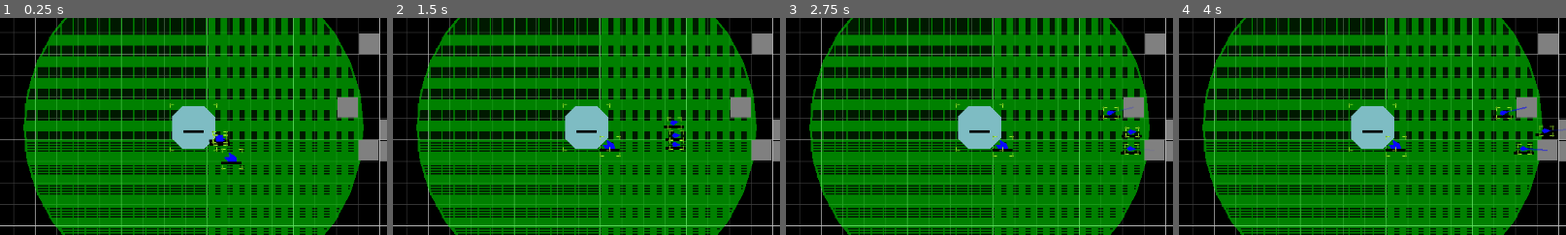
Above: before the commit, frames 1-4 (left to right).
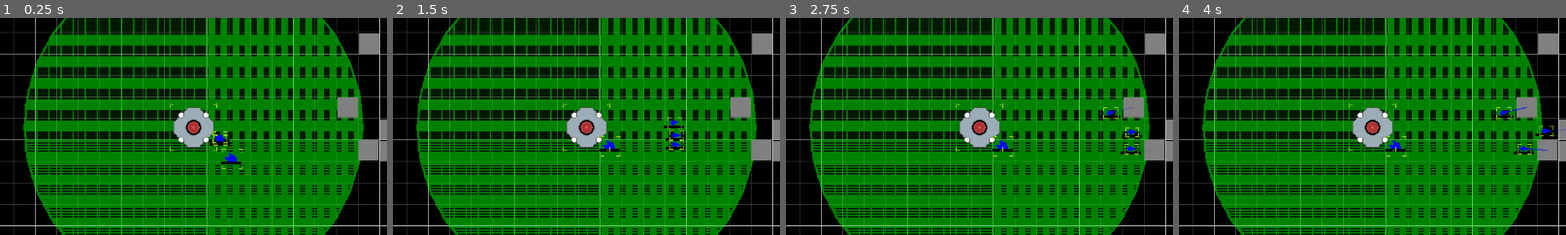
Above: after the commit, the same moments.

Repository: AtkinTC/space-industry-v4
Game: Godot game, scene res://game/test_scene.tscn
Two runs of this game, one before a commit and one after it. Both use one fixed random seed, a clock stepped at 60 frames per second and the inputs below.
Inputs (mouse positions are % of the whole screen's width and height, from its top left):
- Up to frame 1 (0.25 s): no input
- Up to frame 2 (1.5 s): move the mouse to (72, 45) at 0.52 s; click (72, 45) at 0.67 s; move the mouse to (30, 55) at 1.27 s; click (30, 55) at 1.42 s
- Up to frame 3 (2.75 s): move the mouse to (60, 28) at 2.02 s; click (60, 28) at 2.17 s
- Up to frame 4 (4 s): tap Enter at 2.75 s; move the mouse to (45, 70) at 2.77 s; click (45, 70) at 2.92 s; tap Space at 3.5 s; move the mouse to (80, 65) at 3.52 s; click (80, 65) at 3.67 s
The pictures show only the part of the screen within x 23-73%, y 22-72%; the shares and areas given below are measured in that part.

The runs differ from the first frame. In frame 1, 1.9% of the frame differs, in the area x 44-56%, y 40-61%; in frame 2, 1.9%; in frame 3, 1.9%; in frame 4, 1.9%.

Commit message:
add additional fields to entity/structure definitions, and update some scenes with new placeholder sprites

Diff:
--- a/game/entity/resource/entity_definition.gd
+++ b/game/entity/resource/entity_definition.gd
@@ -1,8 +1,11 @@
 extends Resource
 class_name EntityDefinition
 
+@export var display_name : String = ""
 @export var entity_type : String = ""
 @export var scene : PackedScene
 @export var base_inventory_capacity : int = -1
 @export var construction_cost : Dictionary = {}
 @export var influence_radius : float = -1
+
+@export var image : Texture = null
--- a/game/entity/resource/structure_definition.gd
+++ b/game/entity/resource/structure_definition.gd
@@ -1,7 +1,10 @@
 extends EntityDefinition
 class_name StructureDefinition
 
+@export var player_buildable : bool = false
 @export var dock_range : float = 50
+
+@export var construction_scene : PackedScene = null
 
 const GRID_TOOL_NODE_NAME := "StructureGridTool"
 const GRID_TOOL_GRID_SIZE_PROP_NAME := "grid_size"
--- a/game/entity/structure/construction_site_2x2.tscn
+++ b/game/entity/structure/construction_site_2x2.tscn
@@ -1,15 +1,18 @@
-[gd_scene load_steps=3 format=3 uid="uid://f5tgpd66v4k"]
+[gd_scene load_steps=4 format=3 uid="uid://f5tgpd66v4k"]
 
 [ext_resource type="Script" path="res://game/entity/structure/construction_site.gd" id="1_nbahm"]
 [ext_resource type="Script" path="res://game/entity/entity_debug_display.gd" id="2_46yxd"]
+
+[sub_resource type="CircleShape2D" id="CircleShape2D_j071k"]
+radius = 32.0
 
 [node name="ConstructionSite2x2" type="Area2D"]
 script = ExtResource("1_nbahm")
 structure_id = "test_structure_2x2"
 default_entity_type = "construction_site_2x2"
 
-[node name="CollisionPolygon2D" type="CollisionPolygon2D" parent="."]
-polygon = PackedVector2Array(0, -31, 31, 0, 0, 31, -31, 0)
+[node name="CollisionShape2D" type="CollisionShape2D" parent="."]
+shape = SubResource("CircleShape2D_j071k")
 
 [node name="Polygon2D" type="Polygon2D" parent="."]
 polygon = PackedVector2Array(0, -31, 31, 0, 0, 31, -31, 0)
--- a/game/entity/structure/structure.tscn
+++ b/game/entity/structure/station_core.tscn
@@ -1,22 +1,19 @@
-[gd_scene load_steps=5 format=3 uid="uid://co8g67bnh8fcs"]
+[gd_scene load_steps=6 format=3 uid="uid://co8g67bnh8fcs"]
 
 [ext_resource type="Script" path="res://game/entity/structure/structure.gd" id="1_wf8uc"]
 [ext_resource type="Script" path="res://game/entity/structure/structure_grid_tool.gd" id="3_6xue6"]
 [ext_resource type="Script" path="res://game/entity/entity_debug_display.gd" id="3_hh5cf"]
+[ext_resource type="Texture2D" uid="uid://cgaulx604qncm" path="res://assets/sprites/station_core_64x64.png" id="4_2yl0q"]
 
-[sub_resource type="RectangleShape2D" id="RectangleShape2D_m4rl2"]
-size = Vector2(64, 64)
+[sub_resource type="CircleShape2D" id="CircleShape2D_0dicr"]
+radius = 32.0
 
-[node name="Structure" type="Area2D"]
+[node name="StationCore" type="Area2D"]
 script = ExtResource("1_wf8uc")
 is_depot = true
 
 [node name="CollisionShape2D" type="CollisionShape2D" parent="."]
-shape = SubResource("RectangleShape2D_m4rl2")
-
-[node name="Polygon2D" type="Polygon2D" parent="."]
-color = Color(0.498039, 0.741176, 0.768627, 1)
-polygon = PackedVector2Array(16, -32, 32, -16, 32, 16, 16, 32, -16, 32, -32, 16, -32, -16, -16, -32)
+shape = SubResource("CircleShape2D_0dicr")
 
 [node name="EntityDebugDisplay" type="Node2D" parent="."]
 script = ExtResource("3_hh5cf")
@@ -24,3 +21,6 @@
 [node name="StructureGridTool" type="Node2D" parent="."]
 script = ExtResource("3_6xue6")
 grid_size = Vector2i(2, 2)
+
+[node name="Sprite2D" type="Sprite2D" parent="."]
+texture = ExtResource("4_2yl0q")
--- a/game/entity/structure/test_structure_1x1.tscn
+++ b/game/entity/structure/test_structure_1x1.tscn
@@ -1,8 +1,9 @@
-[gd_scene load_steps=5 format=3 uid="uid://dw8ounvht5n8h"]
+[gd_scene load_steps=6 format=3 uid="uid://dw8ounvht5n8h"]
 
 [ext_resource type="Script" path="res://game/entity/structure/structure.gd" id="1_7igka"]
 [ext_resource type="Script" path="res://game/entity/entity_debug_display.gd" id="2_6qqpn"]
 [ext_resource type="Script" path="res://game/entity/structure/structure_grid_tool.gd" id="3_bmh3h"]
+[ext_resource type="Texture2D" uid="uid://c4obl14nmxfx3" path="res://assets/sprites/example_structure_32x32.png" id="4_ay5fx"]
 
 [sub_resource type="CircleShape2D" id="CircleShape2D_4uq5v"]
 radius = 16.0
@@ -13,12 +14,11 @@
 [node name="CollisionShape2D" type="CollisionShape2D" parent="."]
 shape = SubResource("CircleShape2D_4uq5v")
 
-[node name="Polygon2D" type="Polygon2D" parent="."]
-color = Color(0.509804, 0.509804, 0.509804, 1)
-polygon = PackedVector2Array(-14, -14, 14, -14, 14, 14, -14, 14)
-
 [node name="EntityDebugDisplay" type="Node2D" parent="."]
 script = ExtResource("2_6qqpn")
 
 [node name="StructureGridTool" type="Node2D" parent="."]
 script = ExtResource("3_bmh3h")
+
+[node name="Sprite2D" type="Sprite2D" parent="."]
+texture = ExtResource("4_ay5fx")
--- a/game/entity/structure/test_structure_2x2.tscn
+++ b/game/entity/structure/test_structure_2x2.tscn
@@ -1,8 +1,9 @@
-[gd_scene load_steps=5 format=3 uid="uid://bn0rhns4rhap4"]
+[gd_scene load_steps=6 format=3 uid="uid://bn0rhns4rhap4"]
 
 [ext_resource type="Script" path="res://game/entity/structure/structure.gd" id="1_4f76t"]
 [ext_resource type="Script" path="res://game/entity/entity_debug_display.gd" id="2_td8da"]
 [ext_resource type="Script" path="res://game/entity/structure/structure_grid_tool.gd" id="3_20pgd"]
+[ext_resource type="Texture2D" uid="uid://c6shr7kqnuvh6" path="res://assets/sprites/example_structure_64x64.png" id="4_k10jo"]
 
 [sub_resource type="CircleShape2D" id="CircleShape2D_vv7dl"]
 radius = 32.0
@@ -13,13 +14,12 @@
 [node name="CollisionShape2D" type="CollisionShape2D" parent="."]
 shape = SubResource("CircleShape2D_vv7dl")
 
-[node name="Polygon2D" type="Polygon2D" parent="."]
-color = Color(0.509804, 0.509804, 0.509804, 1)
-polygon = PackedVector2Array(-30, -30, 30, -30, 30, 30, -30, 30)
-
 [node name="EntityDebugDisplay" type="Node2D" parent="."]
 script = ExtResource("2_td8da")
 
 [node name="StructureGridTool" type="Node2D" parent="."]
 script = ExtResource("3_20pgd")
 grid_size = Vector2i(2, 2)
+
+[node name="Sprite2D" type="Sprite2D" parent="."]
+texture = ExtResource("4_k10jo")
--- a/resources/entity_definitions/structure_definitions/station_core_001.tres
+++ b/resources/entity_definitions/structure_definitions/station_core_001.tres
@@ -1,6 +1,7 @@
-[gd_resource type="Resource" script_class="StructureDefinition" load_steps=3 format=3 uid="uid://db05x42u1t7ce"]
+[gd_resource type="Resource" script_class="StructureDefinition" load_steps=4 format=3 uid="uid://db05x42u1t7ce"]
 
-[ext_resource type="PackedScene" uid="uid://co8g67bnh8fcs" path="res://game/entity/structure/structure.tscn" id="1_01qrh"]
+[ext_resource type="PackedScene" uid="uid://co8g67bnh8fcs" path="res://game/entity/structure/station_core.tscn" id="1_01qrh"]
+[ext_resource type="Texture2D" uid="uid://cgaulx604qncm" path="res://assets/sprites/station_core_64x64.png" id="1_ua4bs"]
 [ext_resource type="Script" path="res://game/entity/resource/structure_definition.gd" id="2_8ixjl"]
 
 [resource]
@@ -11,3 +12,4 @@
 base_inventory_capacity = 100
 construction_cost = {}
 influence_radius = 250.0
+image = ExtResource("1_ua4bs")
--- a/resources/entity_definitions/structure_definitions/test_structure_1x1.tres
+++ b/resources/entity_definitions/structure_definitions/test_structure_1x1.tres
@@ -1,11 +1,16 @@
-[gd_resource type="Resource" script_class="StructureDefinition" load_steps=3 format=3 uid="uid://4keam23s7dm6"]
+[gd_resource type="Resource" script_class="StructureDefinition" load_steps=5 format=3 uid="uid://4keam23s7dm6"]
 
+[ext_resource type="Texture2D" uid="uid://c4obl14nmxfx3" path="res://assets/sprites/example_structure_32x32.png" id="1_arev2"]
 [ext_resource type="PackedScene" uid="uid://dw8ounvht5n8h" path="res://game/entity/structure/test_structure_1x1.tscn" id="1_cb2l7"]
+[ext_resource type="PackedScene" uid="uid://ctlwh0snxejfy" path="res://game/entity/structure/construction_site_1x1.tscn" id="1_hjr6v"]
 [ext_resource type="Script" path="res://game/entity/resource/structure_definition.gd" id="2_cpt5o"]
 
 [resource]
 script = ExtResource("2_cpt5o")
+player_buildable = true
 dock_range = 50.0
+construction_scene = ExtResource("1_hjr6v")
+display_name = "test struct small"
 entity_type = "test_structure_1x1"
 scene = ExtResource("1_cb2l7")
 base_inventory_capacity = -1
@@ -13,3 +18,4 @@
 "iron_ore": 12
 }
 influence_radius = 150.0
+image = ExtResource("1_arev2")
--- a/resources/entity_definitions/structure_definitions/test_structure_2x2.tres
+++ b/resources/entity_definitions/structure_definitions/test_structure_2x2.tres
@@ -1,15 +1,21 @@
-[gd_resource type="Resource" script_class="StructureDefinition" load_steps=3 format=3 uid="uid://cmr3l8xvnajxv"]
+[gd_resource type="Resource" script_class="StructureDefinition" load_steps=5 format=3 uid="uid://cmr3l8xvnajxv"]
 
+[ext_resource type="Texture2D" uid="uid://c6shr7kqnuvh6" path="res://assets/sprites/example_structure_64x64.png" id="1_db8iq"]
+[ext_resource type="PackedScene" uid="uid://f5tgpd66v4k" path="res://game/entity/structure/construction_site_2x2.tscn" id="1_l2kp3"]
 [ext_resource type="PackedScene" uid="uid://bn0rhns4rhap4" path="res://game/entity/structure/test_structure_2x2.tscn" id="1_ypcat"]
 [ext_resource type="Script" path="res://game/entity/resource/structure_definition.gd" id="2_uwpey"]
 
 [resource]
 script = ExtResource("2_uwpey")
+player_buildable = true
 dock_range = 50.0
+construction_scene = ExtResource("1_l2kp3")
+display_name = "test struct med"
 entity_type = "test_structure_2x2"
 scene = ExtResource("1_ypcat")
 base_inventory_capacity = -1
 construction_cost = {
 "iron_ore": 3
 }
-influence_radius = 150.0
+influence_radius = 200.0
+image = ExtResource("1_db8iq")
--- a/singleton/entity_defs.gd
+++ b/singleton/entity_defs.gd
@@ -43,6 +43,21 @@
 			continue
 		entity_defs[id] = structure_def
 
+func get_entity_definitions() -> Array[EntityDefinition]:
+	var a : Array[EntityDefinition] = []
+	a.assign(entity_defs.values)
+	return a
+
+func get_ship_definitions() -> Array[ShipDefinition]:
+	var a : Array[ShipDefinition] = []
+	a.assign(entity_defs.values().filter(func lambda(e : EntityDefinition) : return e is ShipDefinition))
+	return a
+
+func get_structure_definitions() -> Array[StructureDefinition]:
+	var a : Array[StructureDefinition] = []
+	a.assign(entity_defs.values().filter(func lambda(e : EntityDefinition) : return e is StructureDefinition))
+	return a
+
 func get_entity_definition(entity_type : String) -> EntityDefinition:
 	return entity_defs.get(entity_type) as EntityDefinition
 
Binary file added: assets/sprites/example_structure_32x32.png
Binary file added: assets/sprites/example_structure_64x64.png
Binary file added: assets/sprites/station_core_64x64.png
